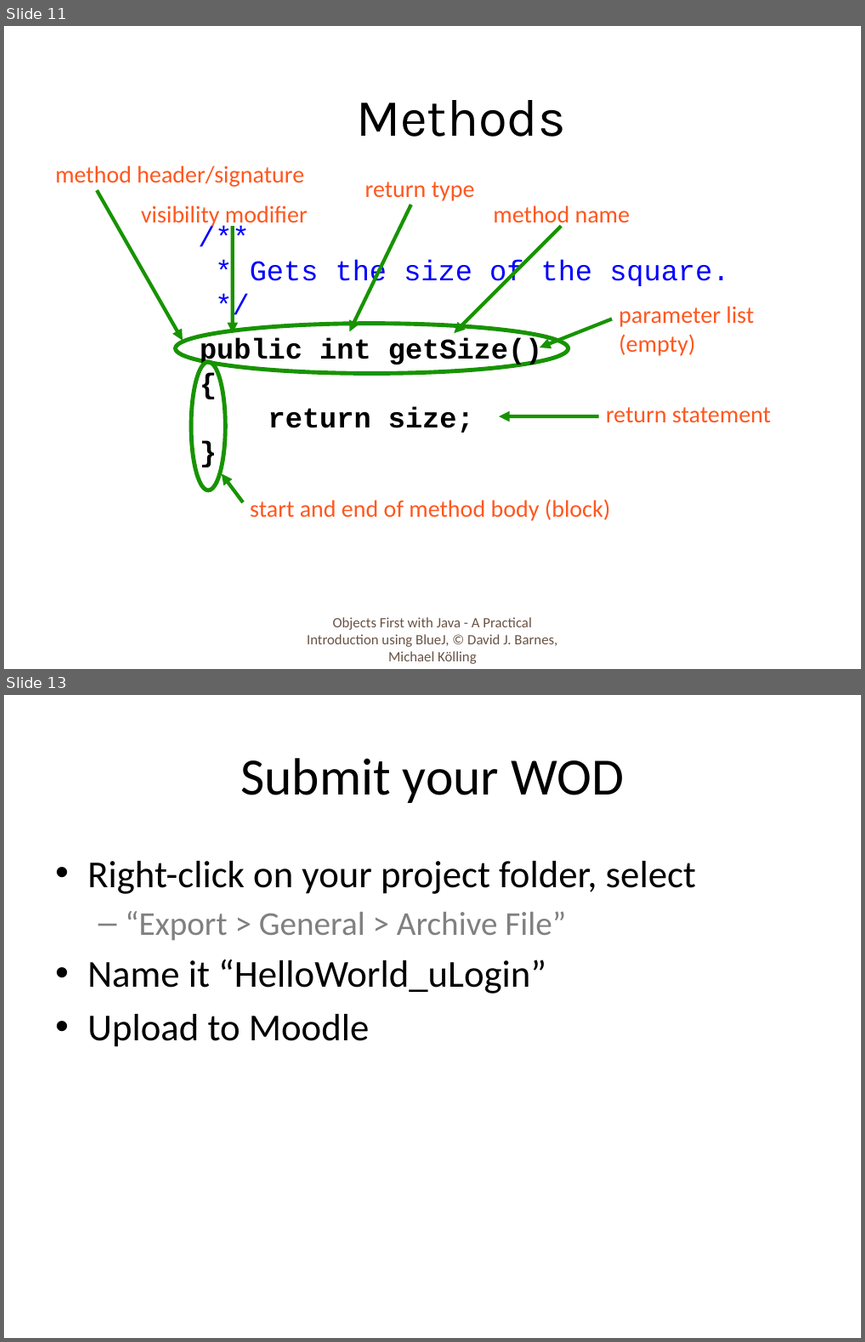
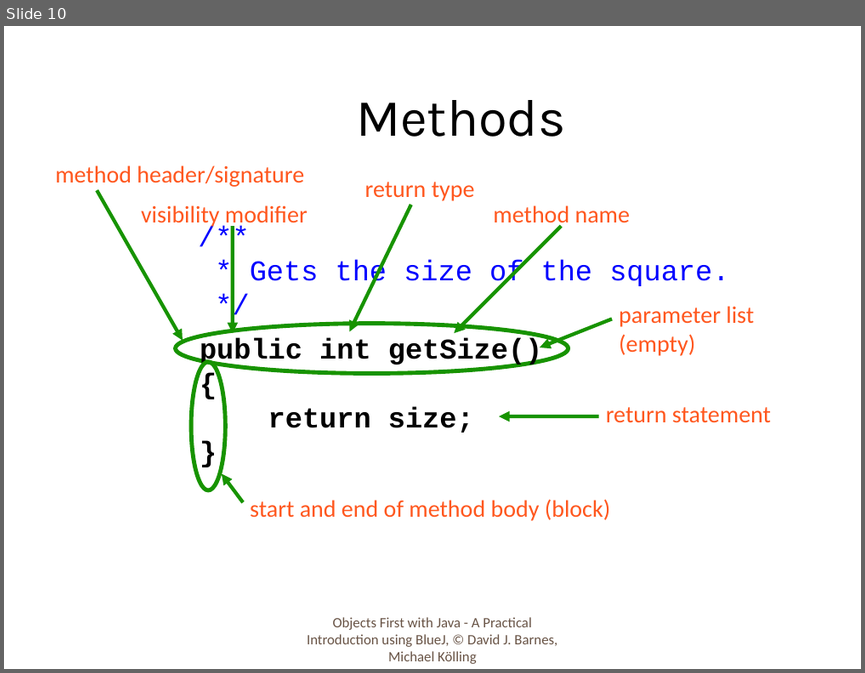
Before and after one commit to emhill/151-S15, a slide deck: src/morea/materials/03-Java-Types.pptx. Shown one above the other, each under a label of ours: slides 11 and 13 before the commit, slide 10 after it; the slides between them are not shown. The pictures are 865x1342 and 865x673 pixels, drawn with LibreOffice and Linux fonts; fonts in the diff are those of the drawing. Boxes give left, top, right and bottom in pixels: in the first picture for what was removed or moved away, otherwise in the second. Text is boxed around its words. In the diff, an @@ line names an element or a change of style, - is before the commit and + after.

```diff
--- a/src/morea/materials/03-Java-Types.pptx
+++ b/src/morea/materials/03-Java-Types.pptx
@@ slide 13 removed at <box>4,695,861,1338</box>, background #FFFFFF @@
@@ title removed at <box>240,758,624,803</box> @@
-Submit your WOD
@@ text removed at <box>87,861,696,1047</box> @@
-• Right-click on your project folder, select
-  – “Export > General > Archive File”
-• Name it “HelloWorld_uLogin”
-• Upload to Moodle
@@ what was slide 11 is now slide 10 @@
```
Also in this commit, not shown: 1 slide changed, 3 slides added, 2 other slides removed, 58 other files.
